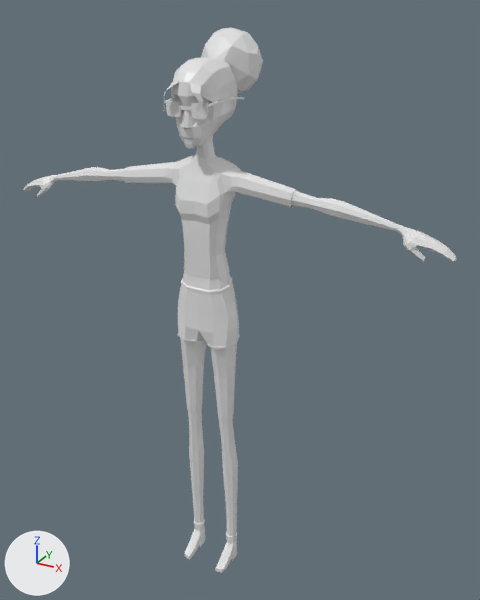
An edit to the FBX model Assets/Resources/Models/Players/New Models/Nerd.fbx, drawn before and after from the same camera.
One viewpoint serves both versions: a 50 mm camera at (3.19, -5.06, 5.9) aimed at (0.14, 0.48, 3.13). Every picture has the same lights, and +X, +Y and +Z are marked at lower left. Where no turn or scale is listed for an object, it has been applied to the vertices.

The first picture shows 'Body'.
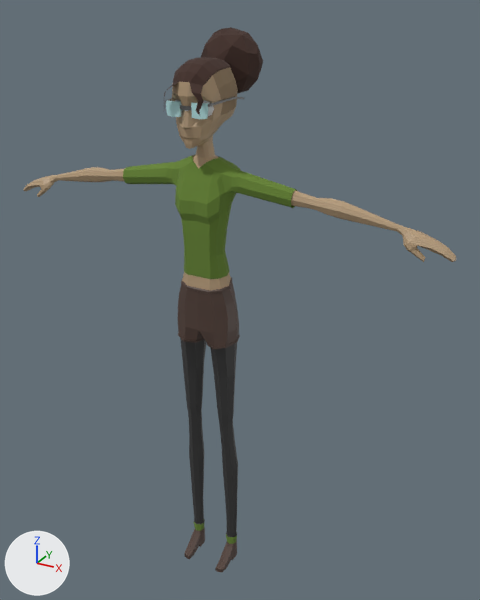
Location of each change, [x1, y1, x2, y2] in pixels of the pictures (480 x 600 px):
part 1 of me_cube, recoloured (white to brown)
    both: [163, 27, 263, 115]
part 2 of me_cube, recoloured (grey to cyan)
    both: [166, 100, 208, 119]
part 3 of me_cube, recoloured
    both: [165, 97, 244, 110]
part 4 of me_cube, recoloured (grey to green)
    both: [123, 155, 297, 279]
part 5 of me_cube, recoloured
    both: [194, 519, 237, 544]
part 6 of me_cube, recoloured (grey to brown)
    both: [178, 278, 240, 349]
part 7 of me_cube, recoloured (white to brown)
    both: [184, 527, 237, 572]
part 8 of me_cube, recoloured (grey to black)
    both: [180, 338, 238, 537]
part 9 of me_cube, recoloured (grey to brown)
    both: [172, 75, 236, 169]
part 10 of me_cube, recoloured (white to beige)
    both: [24, 167, 125, 197]
part 11 of me_cube, recoloured (white to beige)
    both: [291, 191, 456, 262]
part 12 of me_cube, recoloured (grey to brown)
    both: [182, 272, 231, 290]
part 13 of me_cube, recoloured (grey to brown)
    both: [213, 67, 238, 115]

What the commit changed:
Material 'Tertiary' (mat_tertiary) is new.
Its base color is (0.0376, 0.0376, 0.0376) (black #373737).
Material 'Primary' (mat_primary) is new.
Its base color is (0.133, 0.232, 0.0339) (green #668434).
Its roughness is 1.0.
Material 'Undercut' (mat_undercut) is new.
Its base color is (0.293, 0.209, 0.125) (brown #937e63).
Its roughness is 1.0.
Material 'Frames' (mat_frames) is new.
Its base color is (0.207, 0.207, 0.207) (grey #7e7e7e).
Its metallic is 1.0.
Material 'UnderEye' (mat_undereye) is new.
Its base color is (0.264, 0.121, 0.127) (brown #8c6264).
Material 'Eyes' (mat_eyes) is new.
Its base color is (0.00691, 0.0358, 0.00524) (dark green #143510).
Its roughness is 0.0.
Material 'Secondary' (mat_secondary) is new.
Its base color is (0.0811, 0.0477, 0.0366) (brown #503e36).
Material 'Skin' (mat_skin) is new.
Its base color is (0.462, 0.328, 0.195) (beige #b59b7a).
Material 'GlassesFrames' (mat_glassesframes) is new.
Its base color is (0.487, 0.791, 0.8) (cyan #b9e6e7).
Material 'Hair' (mat_hair) is new.
Its base color is (0.0581, 0.0288, 0.0219) (brown #442f29).
Its roughness is 1.0.
me_cube has 1229 vertices, 1261 faces and spans x -2.31..2.31, y -0.37..0.79, z -2.65..3.09.
me_cube is used by ob_body; location (0.0, 0.06, 2.65).
me_cube part 1: 151 of the faces centred in x -0.27..0.28, y -0.34..0.79, z 2.46..3.07 switch from mat_material (white #e7e7e7) to mat_hair (brown #442f29).
me_cube part 2: 46 of the faces centred in x -0.21..0.21, y -0.27..-0.24, z 2.4..2.53 switch from mat_material (white #e7e7e7) to mat_glassesframes (cyan #b9e6e7).
me_cube part 3: 38 of the faces centred in x -0.29..0.29, y -0.27..0.22, z 2.47..2.54 switch from mat_material (white #e7e7e7) to mat_frames (grey #7d7d7d).
me_cube part 4: 144 of the faces centred in x -0.86..0.86, y -0.19..0.17, z 1.02..1.99 switch from mat_material (white #e7e7e7) to mat_primary (green #668434).
me_cube part 5: 20 of the faces centred in x -0.27..0.27, y 0.02..0.13, z -2.37..-2.32 switch from mat_material (white #e7e7e7) to mat_primary (green #668434).
me_cube part 6: all 164 faces centred in x -0.31..0.31, y -0.16..0.24, z 0.17..0.84 switch from mat_material (white #e7e7e7) to mat_secondary (brown #503e36).
me_cube part 7: all 80 faces centred in x -0.27..0.27, y -0.23..0.13, z -2.65..-2.44 switch from mat_material (white #e7e7e7) to mat_secondary (brown #503e36).
me_cube part 8: 124 of the faces centred in x -0.29..0.29, y -0.11..0.13, z -2.32..0.03 switch from mat_material (white #e7e7e7) to mat_tertiary (black #373737).
me_cube part 9: 178 of the faces centred in x -0.22..0.22, y -0.29..0.31, z 1.88..2.65 switch from mat_material (white #e7e7e7) to mat_skin (beige #b59b7a).
me_cube part 10: 112 of the faces centred in x -2.3..-0.92, y -0.07..0.09, z 1.41..1.8 switch from mat_material (white #e7e7e7) to mat_skin (beige #b59b7a).
me_cube part 11: 112 of the faces centred in x 0.92..2.3, y -0.07..0.09, z 1.41..1.8 switch from mat_material (white #e7e7e7) to mat_skin (beige #b59b7a).
me_cube part 12: 12 of the faces centred in x -0.21..0.21, y -0.14..0.15, z 0.9..0.92 switch from mat_material (white #e7e7e7) to mat_skin (beige #b59b7a).
me_cube part 13: 30 of the faces centred in x -0.25..0.25, y -0.08..0.34, z 2.46..2.74 switch from mat_material (white #e7e7e7) to mat_undercut (brown #937e63).
me_cube now uses material mat_undereye (brown #8c6264).
me_cube now uses material mat_eyes (dark green #143510).
